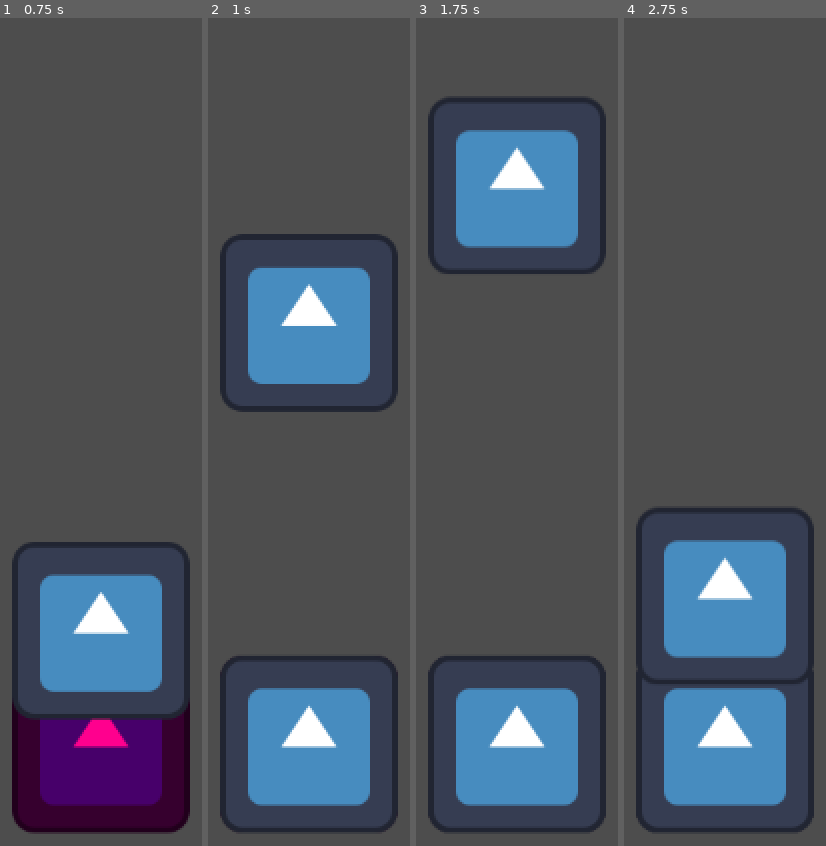
Above: before the commit, frames 1-4 (left to right).
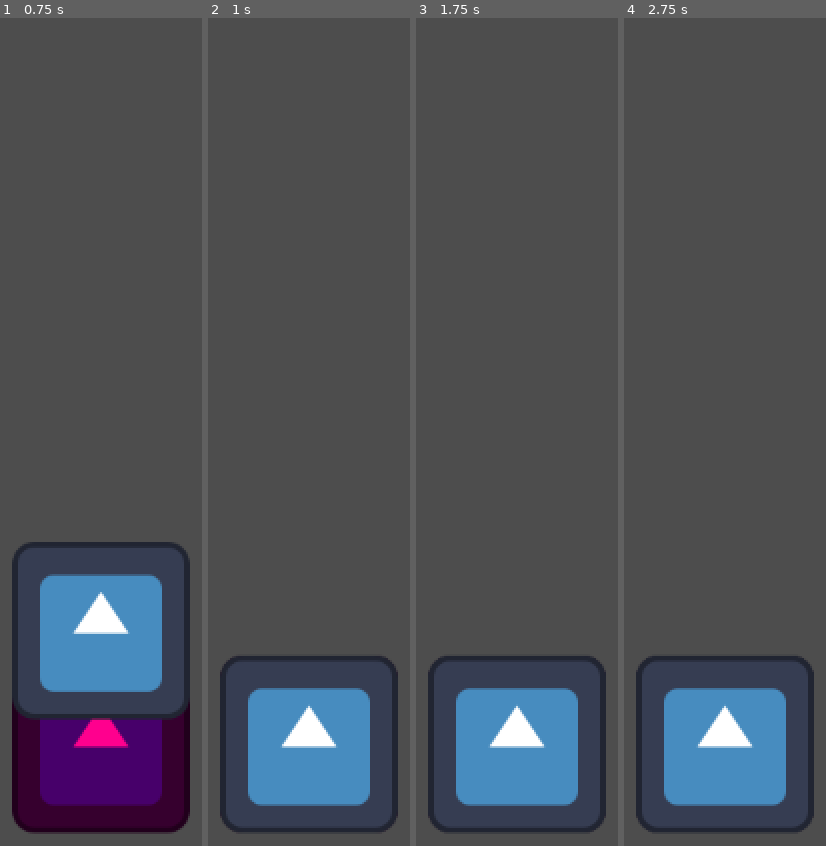
Above: after the commit, the same moments.

Repository: jdcalvelli/prototype-studio-prompt-10
Game: Godot game, scene res://scenes/main_scene.tscn
Same seed, same stepped clock (60 frames per second), same inputs: the game is played once before the commit and once after it. The engine's default icon, where the game draws it, is replaced by a stand-in: a white triangle on a blue panel in a dark square.
Inputs:
- Up to frame 1 (0.75 s): no input
- Up to frame 2 (1 s): no input
- Up to frame 3 (1.75 s): no input
- Up to frame 4 (2.75 s): no input

Frame 1 is identical in both runs. In frame 2, 11% of the frame differs, in the area x 5-95%, y 26-48%; in frame 3, 11%, in the area x 5-95%, y 9-31%; in frame 4, 11%.

Commit message:
it actually works now

Diff:
--- a/scenes/main_scene.gd
+++ b/scenes/main_scene.gd
@@ -3,54 +3,49 @@
 var busIndex:int
 var recordEffect:AudioEffectRecord
 
-var levelArray = [1,1,1,1]
-var levelArrayIndex = 0
+var levelArray = [0,1,0,1]
+var beatCounter = 0
 
-var timingWindow:float = 0.1
+var timingWindow:float = 0.2
 
 var levelTime:float = 0
-
 var lastBeatTime:float
 var nextBeatTime:float
+var thisBeat:int
+var nextBeat:int
 
 var noteObject = preload("res://prefabs/test_object.tscn")
 
 func _ready():
-	# offset the playback of the song by the length of 1 beat
-	# to get everything on track such that we're registering
-	# the start of beats not ends?
-	get_tree().create_timer(BeatManager.beatDuration).timeout.connect(
-		func():
-			$ExampleAudio.play()
-	)
+	$ExampleAudio.play()
 
 	busIndex = AudioServer.get_bus_index("MicIn")
 
 	BeatManager.beatTimer.timeout.connect(
 		func():
-			# register beat time and next
-			lastBeatTime = levelTime - BeatManager.beatDuration
-			nextBeatTime = levelTime
+			lastBeatTime = levelTime
+			nextBeatTime = levelTime + BeatManager.beatDuration
 
-			# if object is in level array index we need to spawn it
-			print(levelArrayIndex +1 )
+			thisBeat = beatCounter % 4
 
-			if levelArray[levelArrayIndex]:
+			if thisBeat + 1 < levelArray.size():
+				nextBeat = thisBeat + 1
+			else:
+				nextBeat = 0
+
+			# if the next beat in the array is true
+			if levelArray[nextBeat]:
 				add_child(noteObject.instantiate())
 
-			# loop back on array if we exceed size of it
-			if levelArrayIndex == levelArray.size() - 1:
-				levelArrayIndex = 0
-			# else move to next potential beat
-			else:
-				levelArrayIndex += 1
+			beatCounter += 1
 	)
 
 func _physics_process(delta):
-	levelTime += delta
-
 	var audioSample:float = db_to_linear(AudioServer.get_bus_peak_volume_left_db(busIndex, 0))
 	if audioSample >= 0.6:
-		if levelTime <= lastBeatTime + timingWindow or levelTime >= nextBeatTime - timingWindow:
-			if levelArray[levelArrayIndex]:
-				print("clap on CORRECT beat")
+		if levelTime >= lastBeatTime and levelTime <= lastBeatTime + timingWindow:
+			print("within last beat window")
+		elif levelTime >= nextBeatTime - timingWindow and levelTime <= nextBeatTime:
+			print("within next beat window")
+
+	levelTime += delta
--- a/scripts/beat_manager.gd
+++ b/scripts/beat_manager.gd
@@ -5,16 +5,9 @@
 var beatDuration:float = 60 / bpm
 
 var beatTimer:Timer = Timer.new()
-var eighthTimer:Timer = Timer.new()
 
 func _ready():
 	# create a timer for time beatduration
 	beatTimer.autostart = true
 	beatTimer.wait_time = beatDuration
 	add_child(beatTimer)
-	# create a timer for time beatduration / 2
-	eighthTimer.autostart = true
-	eighthTimer.wait_time = beatDuration / 2
-	add_child(eighthTimer)
-
-	print(beatDuration)
